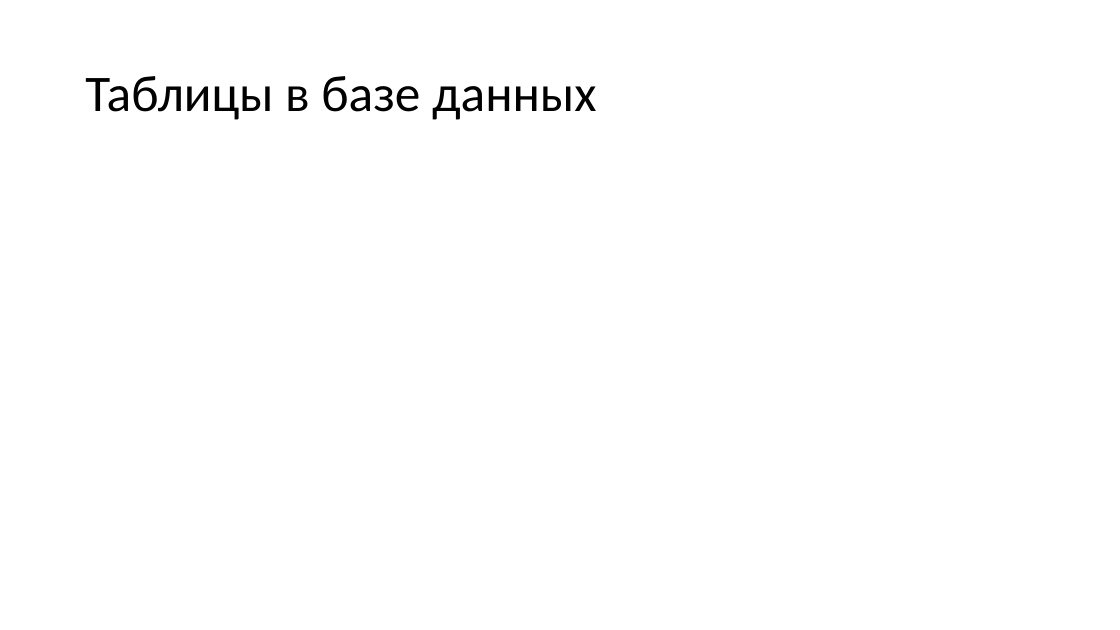
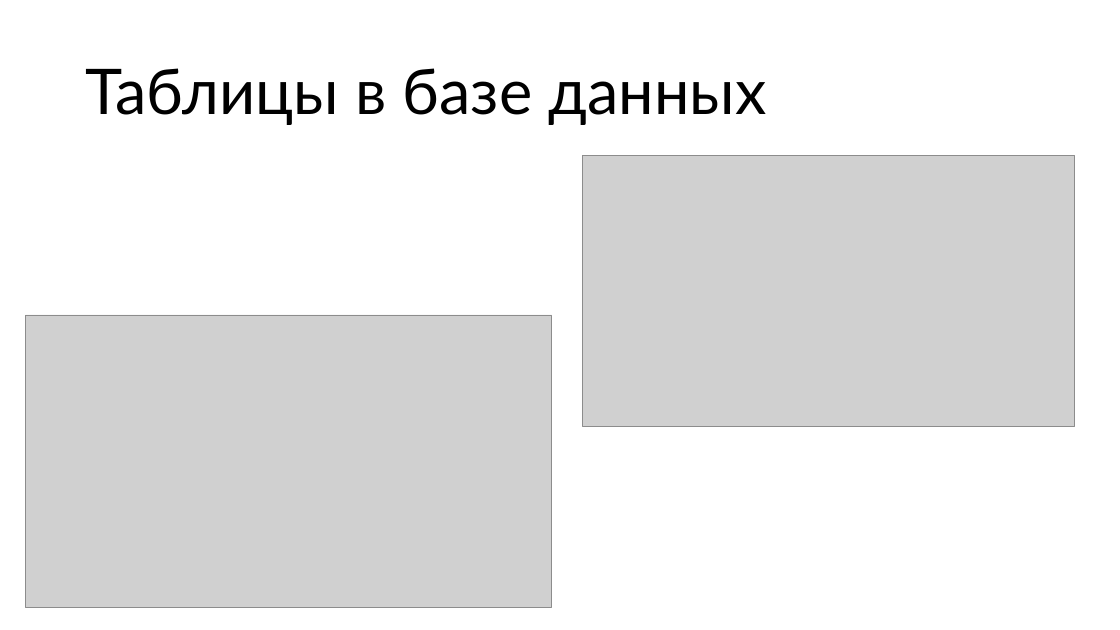
Before and after one commit to Sushcheva/Sea-project, a slide deck: slide 8 of Проект по Яндекс Лицею.pptx (slide 11 before the commit). Drawn at 1120x630 pixels with LibreOffice and Linux fonts; fonts in the diff are those of the drawing; grey boxes stand for pictures; background and template pictures are left out. Boxes give left, top, right and bottom in pixels: in the first picture for what was removed or moved away, otherwise in the second. Text is boxed around its words. In the diff, an @@ line names an element or a change of style, - is before the commit and + after.

```diff
--- a/Проект по Яндекс Лицею.pptx
+++ b/Проект по Яндекс Лицею.pptx
@@ title "Таблицы в базе данных" at <box>85,68,767,125</box>: size 44 to 54 pt, font Calibri to Lato @@
@@ picture added at <box>583,155,1075,427</box> @@
@@ picture added at <box>25,315,551,607</box> @@
```
Also in this commit, not shown: 5 other slides changed, 4 slides added, 7 slides removed, 7 other files.
